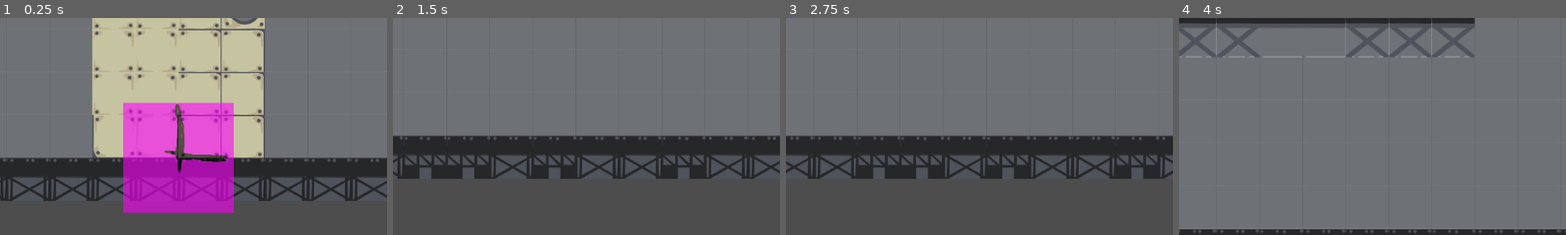
Above: before the commit, frames 1-4 (left to right).
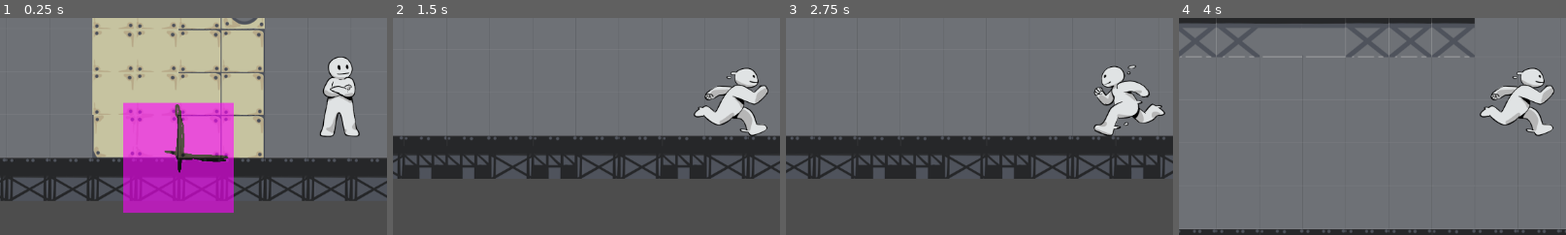
Above: after the commit, the same moments.

Repository: ZBC95/GMTK-2025-zoes-repository
Game: Godot game, scene res://game.tscn
The game is run twice, just before and just after one commit, with the same random seed, the same clock (stepped at 60 frames per second) and the same inputs.
Inputs:
- Up to frame 1 (0.25 s): no input
- Up to frame 2 (1.5 s): hold D (Right) from 0.53 s (still down); tap W (Jump) at 0.77 s
- Up to frame 3 (2.75 s): tap W (Jump) at 1.52 s; release D (Right) at 2.03 s; hold A (Left) from 2.03 s (still down)
- Up to frame 4 (4 s): release A (Left) at 2.78 s; hold D (Right) from 2.78 s (still down); tap W (Jump) at 3.02, 3.77 s
The pictures show only the part of the screen within x 6-56%, y 29-79%; the shares and areas given below are measured in that part.

The runs differ from the first frame. In frame 1, 2.5% of the frame differs, in the area x 82-93%, y 17-55%; in frame 2, 2.9%; in frame 3, 2.8%; in frame 4, 2.9%, in the area x 77-97%, y 22-55%.

Commit message:
top level toggle

Diff:
--- a/player.tscn
+++ b/player.tscn
@@ -154,6 +154,7 @@
 }]
 
 [node name="Player" type="CharacterBody2D"]
+top_level = true
 script = ExtResource("1_onrkg")
 SPEED = 600.0
 
--- a/player_ghost.tscn
+++ b/player_ghost.tscn
@@ -154,6 +154,7 @@
 }]
 
 [node name="PlayerGhost" type="CharacterBody2D"]
+top_level = true
 script = ExtResource("1_h5qa1")
 
 [node name="CollisionShape2D" type="CollisionShape2D" parent="."]
